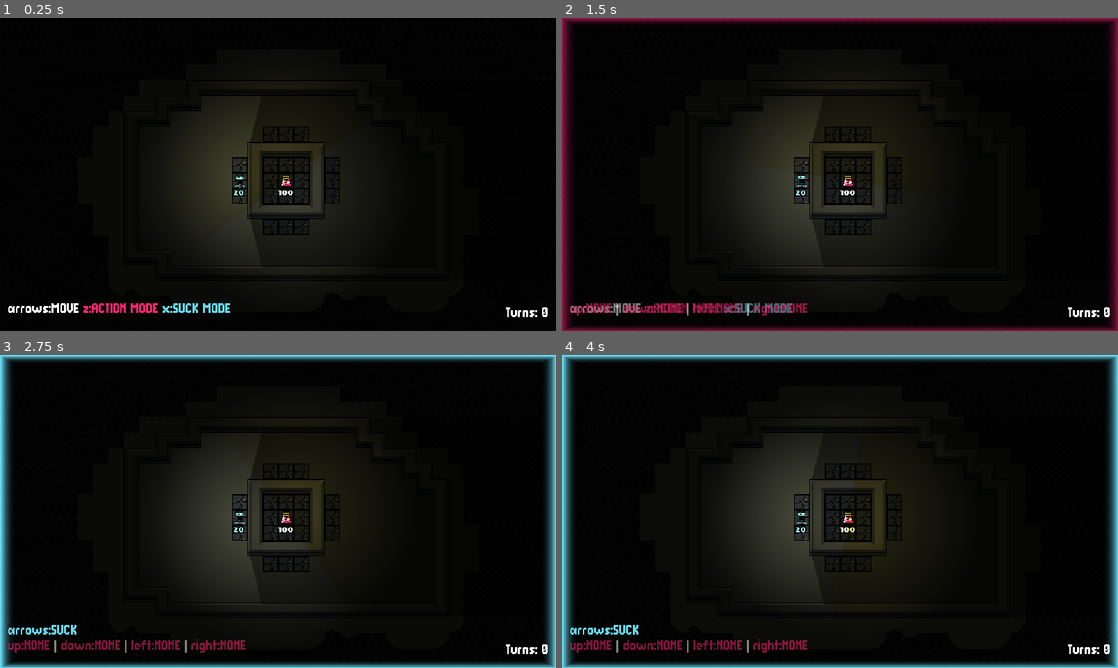
Above: before the commit, frames 1-4 (two rows, left to right).
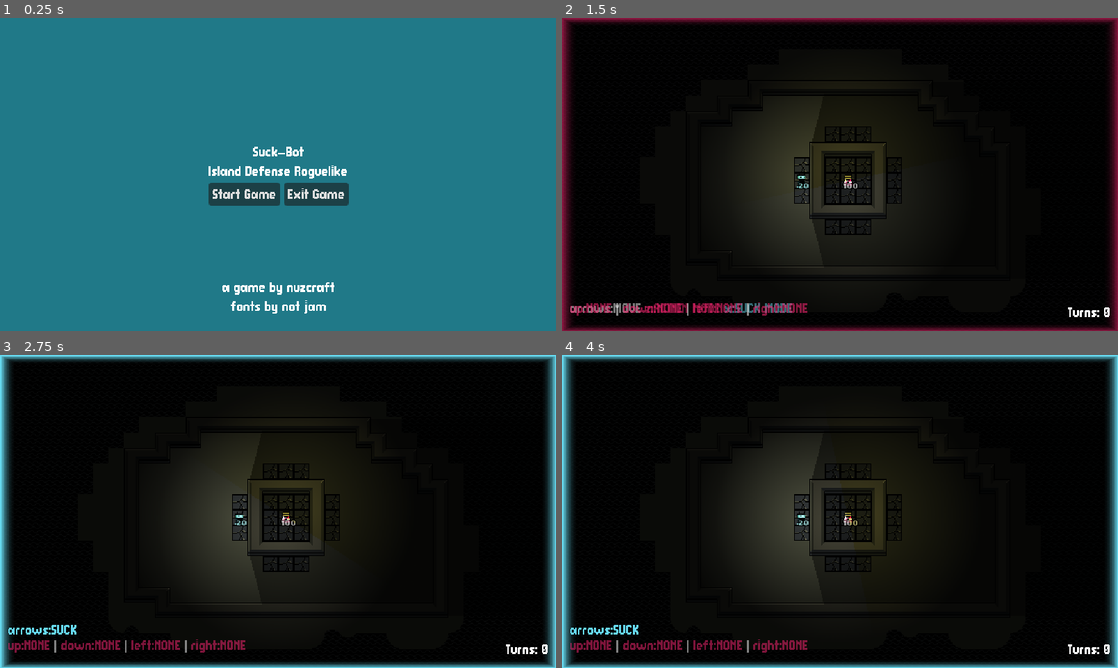
Above: after the commit, the same moments.

Repository: nuzcraft/stunning-barnacle
Game: Godot game, scene res://scenes/main_menu.tscn
Two runs of this game, one before a commit and one after it. Both use one fixed random seed, a clock stepped at 60 frames per second and the inputs below. Before the commit the project starts from res://scenes/world.tscn.
Inputs (mouse positions are in pixels of both pictures, inside the frame that each line leads up to):
- Up to frame 1 (0.25 s): no input
- Up to frame 2 (1.5 s): click (806, 193) at 0.5 s, where only the run after the commit has a clickable "Start Game"; hold Right (right) from 1.28 s (still down); tap Z (action) at 1.35 s
- Up to frame 3 (2.75 s): release Right (right) at 2.03 s; hold Down (down) from 2.03 s (still down); tap X (suck) at 2.1 s
- Up to frame 4 (4 s): release Down (down) at 2.78 s; hold Right (right) 2.78-3.53 s; tap Z (action) at 2.85 s; tap Enter at 3.5 s; hold Up (up) from 3.53 s (still down); tap X (suck) at 3.6 s

The runs differ from the first frame. In frame 1, 100% of the frame differs, in the area x 0-100%, y 0-100%; in frame 2, 0.2%; in frame 3, 0.2%; in frame 4, 0.2%.

Commit message:
added main menu and first exports

Diff:
--- a/project.godot
+++ b/project.godot
@@ -11,7 +11,7 @@
 [application]
 
 config/name="stunning-barnacle"
-run/main_scene="res://scenes/world.tscn"
+run/main_scene="res://scenes/main_menu.tscn"
 config/features=PackedStringArray("4.2", "Forward Plus")
 config/icon="res://icon.svg"
 
@@ -69,3 +69,4 @@
 [rendering]
 
 textures/canvas_textures/default_texture_filter=0
+textures/vram_compression/import_etc2_astc=true
--- a/scenes/actor/actor.tscn
+++ b/scenes/actor/actor.tscn
@@ -57,17 +57,18 @@
 frame_progress = 0.349858
 
 [node name="HealthLabel" type="Label" parent="AnimatedSprite2D"]
+modulate = Color(1, 1, 1, 0.596078)
 anchors_preset = 5
 anchor_left = 0.5
 anchor_right = 0.5
-offset_left = -28.0
-offset_right = 12.0
-offset_bottom = 16.0
+offset_left = -25.0
+offset_top = 3.0
+offset_right = 15.0
+offset_bottom = 19.0
 grow_horizontal = 2
 text = "10"
 label_settings = SubResource("LabelSettings_0kssk")
 horizontal_alignment = 1
-vertical_alignment = 2
 
 [node name="PointLight2D" type="PointLight2D" parent="."]
 shadow_enabled = true
--- a/scenes/actor/builder.tscn
+++ b/scenes/actor/builder.tscn
@@ -42,8 +42,5 @@
 sprite_frames = SubResource("SpriteFrames_tj4sq")
 frame_progress = 0.14593
 
-[node name="HealthLabel" parent="AnimatedSprite2D" index="0"]
-visible = false
-
 [node name="PointLight2D" parent="." index="1"]
 energy = 0.5
--- a/scenes/actor/enemy.tscn
+++ b/scenes/actor/enemy.tscn
@@ -41,9 +41,6 @@
 sprite_frames = SubResource("SpriteFrames_gq0m2")
 frame_progress = 0.179509
 
-[node name="HealthLabel" parent="AnimatedSprite2D" index="0"]
-visible = false
-
 [node name="PointLight2D" parent="." index="1"]
 enabled = false
 energy = 0.5
--- /dev/null
+++ b/scenes/main_menu.gd
@@ -0,0 +1,19 @@
+extends Control
+
+
+# Called when the node enters the scene tree for the first time.
+func _ready() -> void:
+	pass # Replace with function body.
+
+
+# Called every frame. 'delta' is the elapsed time since the previous frame.
+func _process(delta: float) -> void:
+	pass
+
+
+func _on_start_button_pressed() -> void:
+	get_tree().change_scene_to_file("res://scenes/world.tscn")
+
+
+func _on_exit_button_pressed() -> void:
+	get_tree().quit()
--- /dev/null
+++ b/scenes/main_menu.tscn
@@ -0,0 +1,80 @@
+[gd_scene load_steps=2 format=3 uid="uid://dkrp3mof0u7a2"]
+
+[ext_resource type="Script" path="res://scenes/main_menu.gd" id="1_7kpsf"]
+
+[node name="MainMenu" type="Control"]
+layout_mode = 3
+anchors_preset = 15
+anchor_right = 1.0
+anchor_bottom = 1.0
+grow_horizontal = 2
+grow_vertical = 2
+script = ExtResource("1_7kpsf")
+
+[node name="ColorRect" type="ColorRect" parent="."]
+layout_mode = 1
+anchors_preset = 15
+anchor_right = 1.0
+anchor_bottom = 1.0
+grow_horizontal = 2
+grow_vertical = 2
+color = Color(0.127175, 0.473077, 0.533224, 1)
+
+[node name="VBoxContainer" type="VBoxContainer" parent="."]
+layout_mode = 1
+anchors_preset = 13
+anchor_left = 0.5
+anchor_right = 0.5
+anchor_bottom = 1.0
+grow_horizontal = 2
+grow_vertical = 2
+alignment = 1
+
+[node name="Title" type="Label" parent="VBoxContainer"]
+layout_mode = 2
+text = "Suck-Bot"
+horizontal_alignment = 1
+
+[node name="SubTitle" type="Label" parent="VBoxContainer"]
+layout_mode = 2
+text = "Island Defense Roguelike"
+horizontal_alignment = 1
+
+[node name="HBoxContainer" type="HBoxContainer" parent="VBoxContainer"]
+layout_mode = 2
+
+[node name="StartButton" type="Button" parent="VBoxContainer/HBoxContainer"]
+layout_mode = 2
+text = "Start Game"
+
+[node name="ExitButton" type="Button" parent="VBoxContainer/HBoxContainer"]
+layout_mode = 2
+text = "Exit Game"
+
+[node name="VBoxContainer2" type="VBoxContainer" parent="."]
+layout_mode = 1
+anchors_preset = 7
+anchor_left = 0.5
+anchor_top = 1.0
+anchor_right = 0.5
+anchor_bottom = 1.0
+offset_left = -58.5
+offset_top = -58.0
+offset_right = 58.5
+offset_bottom = -18.0
+grow_horizontal = 2
+grow_vertical = 0
+alignment = 2
+
+[node name="Credits" type="Label" parent="VBoxContainer2"]
+layout_mode = 2
+text = "a game by nuzcraft"
+horizontal_alignment = 1
+
+[node name="Credits2" type="Label" parent="VBoxContainer2"]
+layout_mode = 2
+text = "fonts by not jam"
+horizontal_alignment = 1
+
+[connection signal="pressed" from="VBoxContainer/HBoxContainer/StartButton" to="." method="_on_start_button_pressed"]
+[connection signal="pressed" from="VBoxContainer/HBoxContainer/ExitButton" to="." method="_on_exit_button_pressed"]
--- a/scenes/world.gd
+++ b/scenes/world.gd
@@ -113,7 +113,7 @@
 					try_move(enemy, vector)
 		for enemy: Actor in get_tree().get_nodes_in_group("enemies"):
 			if enemy.position.distance_to(hero.position) < enemy.target_radius * tilesize:
-				if enemy.position.distance_to(hero.position) <= enemy.position.distance_to(lighthouse.position):
+				if enemy.position.distance_to(hero.position) < enemy.position.distance_to(lighthouse.position):
 					enemy.target = tile_map.local_to_map(hero.position)
 			else:
 				enemy.target = tile_map.local_to_map(lighthouse.position)
Not shown, changed: .gitignore
